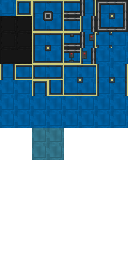
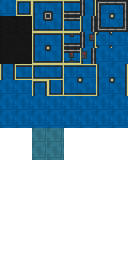
The second w=128, h=256 image is a revision of the first. Changes to its layers:
painted on "Background" over [2,18,31,63]